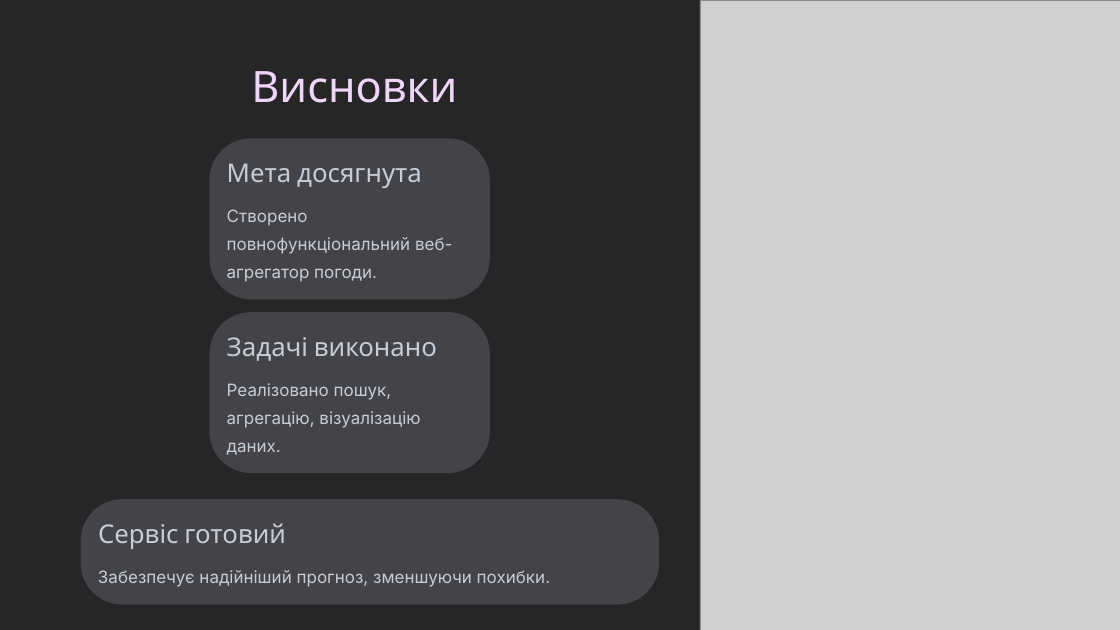
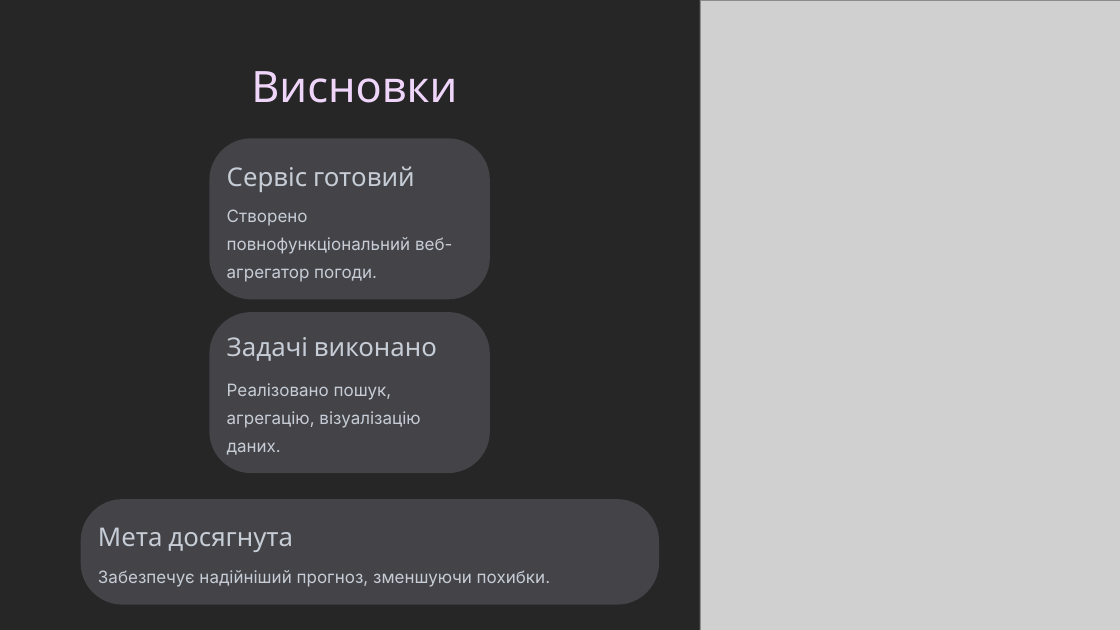
Before and after one commit to IlyaViz/weather-aggregator, a slide deck: slide 11 of docs/Презентація.pptx. Drawn at 1120x630 pixels with LibreOffice and Linux fonts; fonts in the diff are those of the drawing; grey boxes stand for pictures. Boxes give left, top, right and bottom in pixels: in the first picture for what was removed or moved away, otherwise in the second. Text is boxed around its words. In the diff, an @@ line names an element or a change of style, - is before the commit and + after.

Commit message:
docs: change presentation conclusion slide

```diff
--- a/docs/Презентація.pptx
+++ b/docs/Презентація.pptx
@@ text "Сервіс готовий" moved from (x1=98, y1=523, x2=286, y2=549) to (x1=227, y1=166, x2=415, y2=192) @@
@@ text "Мета досягнута" moved from (x1=227, y1=163, x2=422, y2=188) to (x1=98, y1=527, x2=293, y2=552) @@
```
